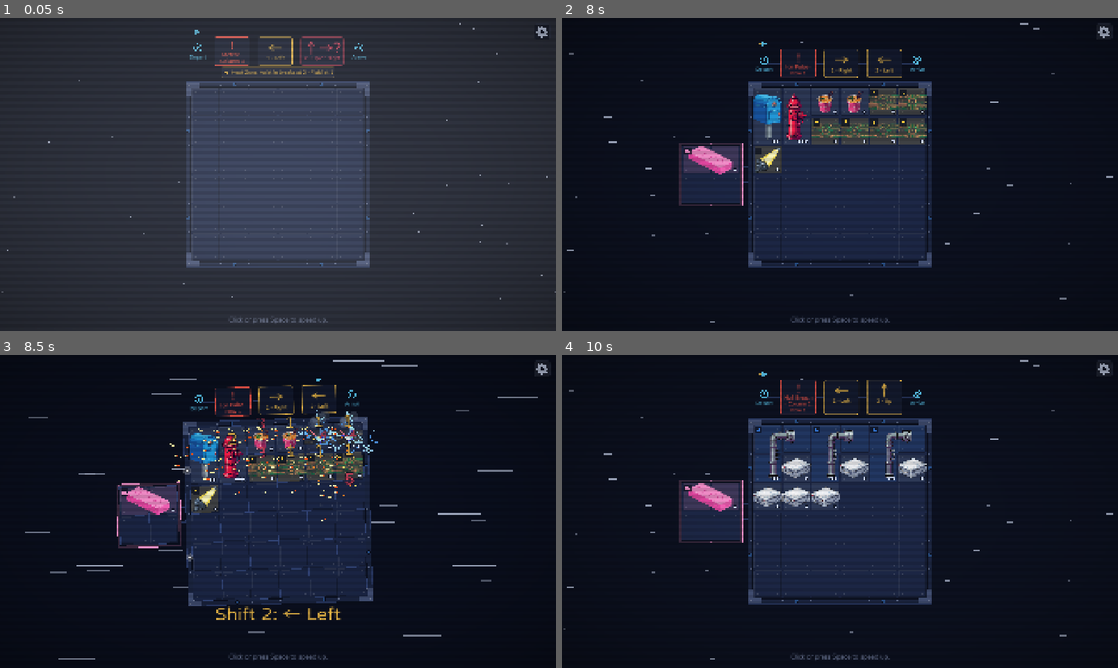
Above: before the commit, frames 1-4 (two rows, left to right).
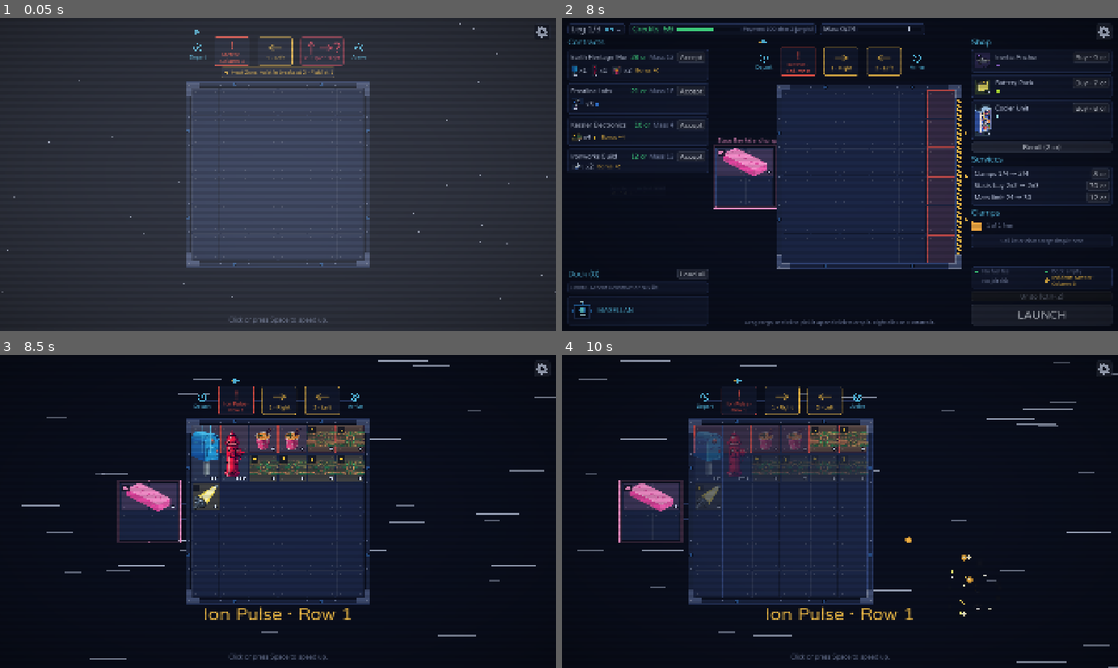
Above: after the commit, the same moments.

Repository: islu/Payload-Protocol
Game: Godot game, scene res://tests/ui_check.tscn
Same seed, same stepped clock (60 frames per second), same inputs: the game is played once before the commit and once after it. This scene is started directly instead of the project's main scene.
Inputs (mouse positions are in pixels of both pictures, inside the frame that each line leads up to):
- Up to frame 1 (0.05 s): no input
- Up to frame 2 (8 s): click "LAUNCH" at 0.5 s; tap Space at 1.25, 2.75, 3.5, 5, 5.75, 7.25 s; drag from (840, 174) to (895, 105) at 1.27 s; click "Replay (slow)" at 2 s; drag from (840, 174) to (812, 237) at 2.77 s; move the mouse to (840, 174) at 3.52 s; tap R at 3.6 s; click (840, 174) at 3.67 s; click "Replay (slow)" at 4.25 s; drag from (840, 174) to (673, 127) at 5.02 s; drag from (712, 174) to (867, 174) at 5.77 s; click "Replay (slow)" at 6.5 s; drag from (673, 127) to (756, 96) at 7.27 s
- Up to frame 3 (8.5 s): click (127, 395) at 8 s, where only the run after the commit has a clickable "Accept"
- Up to frame 4 (10 s): click "Replay (slow)" at 8.75 s; move the mouse to (778, 511) at 9.52 s; tap R at 9.6 s; click (778, 511) at 9.67 s

Frame 1 is identical in both runs. In frame 2, 20% of the frame differs, in the area x 0-100%, y 1-99%; in frame 3, 9.3%; in frame 4, 20%.

Commit message:
feat: Show the event reply in a speech bubble
The dialogue box fades out after a choice. The speaker replies in a bubble at the
right of the head, with a tail to the speaker (SPEC Section 20.8).

Co-Authored-By: Claude Opus 5.5 <noreply@anthropic.com>

Diff:
--- a/project/scenes/main/event_panel.gd
+++ b/project/scenes/main/event_panel.gd
@@ -3,7 +3,8 @@
 ## The event on top of the station (SPEC Section 20.8): the speaker stands at the left
 ## of the dialogue box, and the box has the name of the speaker, the name of the event,
 ## its text, and a button for each choice. The player must select a choice: Esc does
-## not close it. After the choice, the speaker replies, and Continue closes the panel.
+## not close it. After the choice, the box fades out, the speaker replies in a speech
+## bubble, and Continue closes the panel.
 
 const COST_TEXT := "Cost {cost}"
 const CONTINUE_TEXT := "Continue"
@@ -21,6 +22,14 @@
 const SPEAKER_WIDTH := 360.0
 const BOX_WIDTH := 680.0
 const TITLE_SIZE := 36
+const BUBBLE_WIDTH := 460.0
+## The tail of the bubble: its length, and its height at the bubble.
+const TAIL := Vector2(32, 26)
+## The tip of the tail: the gap at the right of the head, and the depth below the top of
+## the head (the mouth).
+const TAIL_TIP := Vector2(10, 78)
+## The time of the fade of the box and of the pop of the bubble (SPEC Section 20.8).
+const POP_TIME := 0.15
 const FADE_SHADER := """
 shader_type canvas_item;
 uniform float fade = 0.15;
@@ -46,10 +55,16 @@
 ## The reply of the speaker and its Continue button, after a choice (SPEC Section 20.8).
 var reply_label: Label
 var continue_button: Button
+## The speech bubble of the reply and its tail, or null before the choice.
+var bubble: PanelContainer
+var bubble_tail: Control
 ## The index of the selected choice. Continue does its action (SPEC Section 20.8).
 var picked := -1
 ## The reply after the choice, or "" before the choice.
 var _reply := ""
+## The place of the speaker: the bubble is in it, at the right of the head.
+var _area: Control
+var _speaker_name := ""
 
 
 func _build() -> void:
@@ -63,8 +78,13 @@
 	var row := HBoxContainer.new()
 	row.add_theme_constant_override("separation", 16)
 	box.add_child(row)
-	row.add_child(_speaker(e["speaker"]))
+	_speaker_name = e["speaker"]["name"]
+	_area = _speaker(e["speaker"])
+	row.add_child(_area)
 	row.add_child(_dialogue(e))
+	if _reply != "":
+		dialogue.modulate.a = 0.0
+		_add_bubble(false)
 	if tip == null:
 		tip = CargoTip.new()
 		add_child(tip)
@@ -128,9 +148,6 @@
 	var gap := Control.new()
 	gap.custom_minimum_size.y = 4
 	col.add_child(gap)
-	if _reply != "":
-		_add_reply(col)
-		return frame
 	for c: Dictionary in e["choices"]:
 		var lines := PackedStringArray([tr(c["text"])])
 		var notes := PackedStringArray()
@@ -146,7 +163,7 @@
 		b.custom_minimum_size = Vector2(BOX_WIDTH, 72)
 		b.autowrap_mode = TextServer.AUTOWRAP_WORD_SMART
 		b.add_theme_font_size_override("font_size", TextSize.BUTTON)
-		b.disabled = not c["can"]
+		b.disabled = not c["can"] or _reply != ""
 		var why := tr(c["why"])
 		if why != "":
 			b.mouse_entered.connect(func() -> void: tip.show_text(why, PackedStringArray()))
@@ -154,23 +171,67 @@
 		var reply: String = c["reply"]
 		b.pressed.connect(func() -> void: _pick(index, reply))
 		col.add_child(b)
-		choices.append(b)
+		if _reply == "":
+			choices.append(b)
 	return frame
 
 
-## The reply of the speaker in place of the choices, and the Continue button.
-func _add_reply(col: VBoxContainer) -> void:
-	reply_label = Ui.label(col, "“%s”" % tr(_reply), TextSize.HEADING, Palette.ACCENT)
+## The speech bubble at the right of the head: the name of the speaker, the reply, and
+## the Continue button. Its tail points to the speaker. With pop, it pops out from the
+## tail (SPEC Section 20.8).
+func _add_bubble(pop: bool) -> void:
+	var portrait := speaker_portrait.get_rect()
+	var tip := Vector2(
+		portrait.get_center().x + HEAD_SIZE / 2.0 + TAIL_TIP.x, portrait.position.y + TAIL_TIP.y
+	)
+	bubble = PanelContainer.new()
+	bubble.add_theme_stylebox_override("panel", Ui.panel_style(Palette.ACCENT, 3, 14, 22))
+	var col := VBoxContainer.new()
+	col.add_theme_constant_override("separation", 10)
+	bubble.add_child(col)
+	Ui.label(col, _speaker_name, TextSize.BODY, Palette.ACCENT)
+	reply_label = Ui.label(col, "“%s”" % tr(_reply), TextSize.HEADING, Palette.TEXT)
 	reply_label.autowrap_mode = TextServer.AUTOWRAP_WORD_SMART
+	reply_label.custom_minimum_size.x = BUBBLE_WIDTH
 	continue_button = Button.new()
 	continue_button.text = tr(CONTINUE_TEXT)
-	continue_button.custom_minimum_size = Vector2(BOX_WIDTH, 56)
+	continue_button.size_flags_horizontal = Control.SIZE_SHRINK_END
+	continue_button.custom_minimum_size = Vector2(180, 52)
 	continue_button.add_theme_font_size_override("font_size", TextSize.BUTTON)
 	continue_button.pressed.connect(close)
 	col.add_child(continue_button)
-
-
-## Reports whether the reply shows: main keeps the panel open until it closes.
+	_area.add_child(bubble)
+	bubble.reset_size()
+	bubble.position = Vector2(tip.x + TAIL.x - 3.0, tip.y - 48.0)
+	bubble_tail = Control.new()
+	bubble_tail.mouse_filter = Control.MOUSE_FILTER_IGNORE
+	bubble_tail.position = Vector2(tip.x, tip.y - TAIL.y / 2.0)
+	bubble_tail.size = Vector2(TAIL.x, TAIL.y)
+	bubble_tail.draw.connect(_draw_tail)
+	_area.add_child(bubble_tail)
+	if not pop:
+		return
+	dialogue.create_tween().tween_property(dialogue, "modulate:a", 0.0, POP_TIME)
+	for part: Control in [bubble, bubble_tail]:
+		part.pivot_offset = tip - part.position
+		part.scale = Vector2(0.6, 0.6)
+		part.modulate.a = 0.0
+		var tw := part.create_tween().set_parallel()
+		tw.tween_property(part, "scale", Vector2.ONE, POP_TIME).set_trans(Tween.TRANS_BACK)
+		tw.tween_property(part, "modulate:a", 1.0, POP_TIME)
+
+
+## The tail: a triangle from the tip at the left to the edge of the bubble, in the color
+## of the bubble, with the border on its two long sides.
+func _draw_tail() -> void:
+	var s := bubble_tail.size
+	var tip := Vector2(0, s.y / 2.0)
+	var top := Vector2(s.x, 0)
+	var bottom := Vector2(s.x, s.y)
+	bubble_tail.draw_colored_polygon(PackedVector2Array([tip, top, bottom]), Palette.PANEL)
+	bubble_tail.draw_polyline(PackedVector2Array([top, tip, bottom]), Palette.ACCENT, 3.0)
+
+
 ## Shows the reply of a choice. The action of the choice waits for Continue, so that
 ## its effects play after the reply (SPEC Section 20.8). A choice that the player cannot
 ## select is disabled (SPEC Section 26.2).
@@ -178,7 +239,11 @@
 	picked = index
 	_reply = reply
 	Hints.done(Hints.EVENT)
-	_rebuild()
+	for b in choices:
+		b.disabled = true
+	choices.clear()
+	_add_bubble(true)
+	continue_button.grab_focus.call_deferred()
 
 
 ## The player must select a choice: Esc does nothing.
--- a/project/tests/ui_check_loop.gd
+++ b/project/tests/ui_check_loop.gd
@@ -225,6 +225,7 @@
 	)
 	if not shown:
 		return
+	await _check_bubble(ui, panel)
 	var station: StationScreen = main.screen()
 	ui._check(
 		GameState.view()["run"]["phase"] == Defs.PHASE_EVENT,
@@ -307,3 +308,40 @@
 				load(path).get_height() >= EventPanel.HEAD_SIZE,
 				"the portrait of %s shows the head at least (SPEC Section 20.8)" % id
 			)
+
+
+## Checks the speech bubble of the reply: the dialogue box fades out, and the bubble is
+## at the right of the head, with its tail to the speaker (SPEC Section 20.8).
+static func _check_bubble(ui: Node, panel: EventPanel) -> void:
+	var bubble: Control = panel.bubble
+	ui._check(
+		bubble != null and bubble.is_ancestor_of(panel.reply_label),
+		"the reply shows in a speech bubble, not in the dialogue box (SPEC Section 20.8)"
+	)
+	if bubble == null:
+		return
+	var end := Time.get_ticks_msec() + 2000
+	while panel.dialogue.modulate.a > 0.01 and Time.get_ticks_msec() < end:
+		await ui.get_tree().process_frame
+	ui._check(
+		panel.dialogue.modulate.a <= 0.01 and not panel.dialogue.is_ancestor_of(panel.reply_label),
+		"after a choice, the dialogue box fades out (SPEC Section 20.8)"
+	)
+	var head := panel.speaker_portrait.get_global_rect()
+	head.size.y = EventPanel.HEAD_SIZE
+	var tail := panel.bubble_tail.get_global_rect()
+	var box := bubble.get_global_rect()
+	ui._check(
+		(
+			tail.position.x > head.position.x
+			and tail.position.x < box.position.x
+			and tail.get_center().y >= head.position.y
+			and tail.get_center().y <= head.end.y
+			and box.position.y < tail.get_center().y
+			and box.end.y > tail.get_center().y
+		),
+		(
+			"the bubble is at the right of the head, and its tail points to the speaker:"
+			+ " head %s, tail %s, bubble %s (SPEC Section 20.8)" % [head, tail, box]
+		)
+	)
Not shown, changed: docs/spec/ui.md
